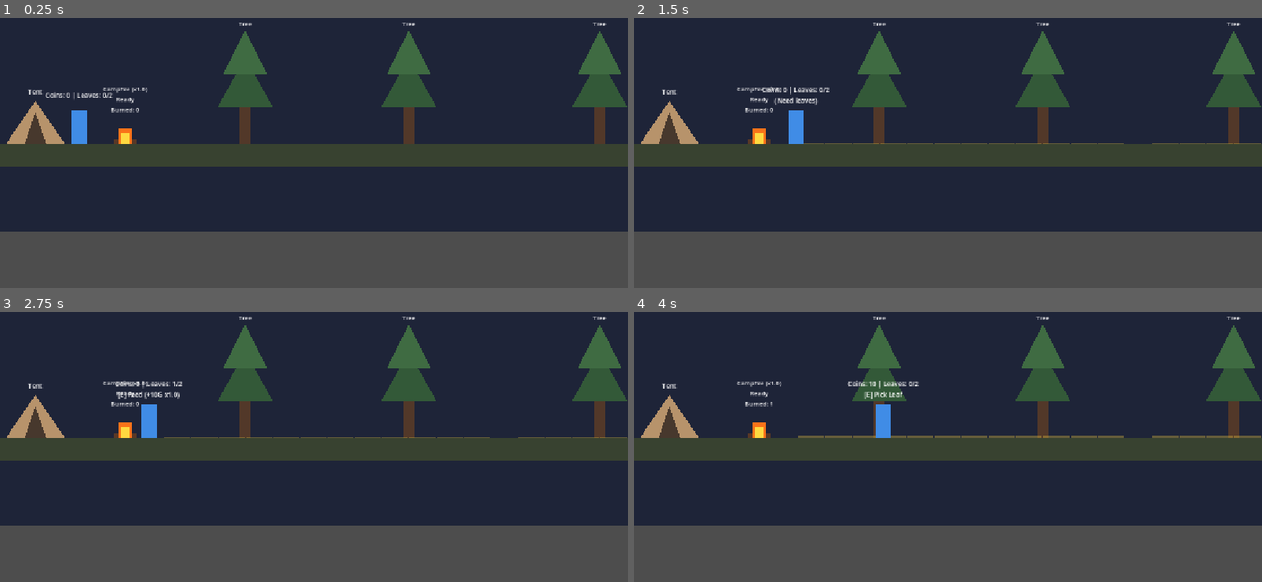
Above: before the commit, frames 1-4 (two rows, left to right).
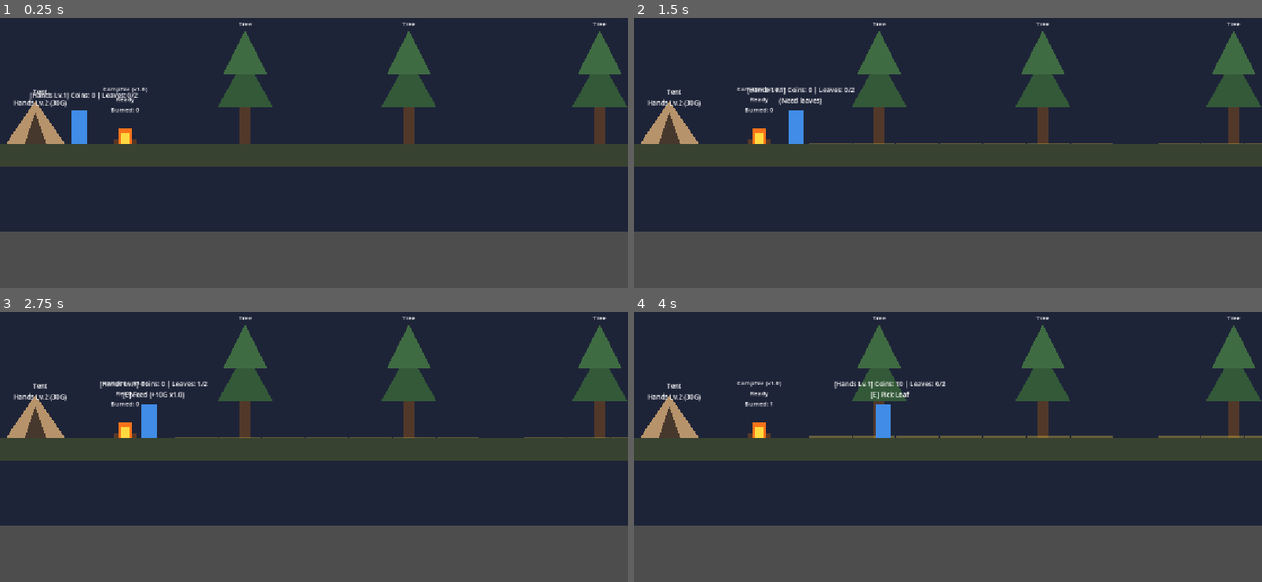
Above: after the commit, the same moments.

Repository: Nattsummer/autumn_compfire
Game: Godot game, scene res://scenes/main.tscn
Two runs of this game, one before a commit and one after it. Both use one fixed random seed, a clock stepped at 60 frames per second and the inputs below.
Inputs:
- Up to frame 1 (0.25 s): no input
- Up to frame 2 (1.5 s): tap Enter at 0.5 s; hold E (interact) 0.53-1.28 s; hold D (move_right) from 0.53 s (still down); tap Q (switch_tool, bound only after the commit) at 0.8, 1.35 s
- Up to frame 3 (2.75 s): tap Tab at 1.55, 2.1 s; release D (move_right) at 2.03 s; hold A (move_left) from 2.03 s (still down); hold E (interact) from 2.03 s (still down)
- Up to frame 4 (4 s): release A (move_left) at 2.78 s; release E (interact) at 2.78 s; hold D (move_right) from 2.78 s (still down); tap E (interact) at 2.85 s; tap Q (switch_tool, bound only after the commit) at 3.05 s; hold Q (switch_tool, bound only after the commit) from 3.53 s (still down); tap Tab at 3.8 s

The runs differ from the first frame. In frame 1, 0.4% of the frame differs, in the area x 2-22%, y 26-34%; in frame 2, 0.5%; in frame 3, 0.6%; in frame 4, 0.6%, in the area x 2-100%, y 25-47%.

Commit message:
Implement linear tool upgrade station in Tent (Hands -> Broom -> Blower)

Diff:
--- a/project.godot
+++ b/project.godot
@@ -48,3 +48,9 @@
 , Object(InputEventKey,"resource_local_to_scene":false,"resource_name":"","device":-1,"window_id":0,"alt_pressed":false,"shift_pressed":false,"ctrl_pressed":false,"meta_pressed":false,"pressed":false,"keycode":0,"physical_keycode":32,"key_label":0,"unicode":32,"echo":false,"script":null)
 ]
 }
+switch_tool={
+"deadzone": 0.5,
+"events": [Object(InputEventKey,"resource_local_to_scene":false,"resource_name":"","device":-1,"window_id":0,"alt_pressed":false,"shift_pressed":false,"ctrl_pressed":false,"meta_pressed":false,"pressed":false,"keycode":0,"physical_keycode":81,"key_label":0,"unicode":113,"echo":false,"script":null)
+, Object(InputEventKey,"resource_local_to_scene":false,"resource_name":"","device":-1,"window_id":0,"alt_pressed":false,"shift_pressed":false,"ctrl_pressed":false,"meta_pressed":false,"pressed":false,"keycode":0,"physical_keycode":4194306,"key_label":0,"unicode":0,"echo":false,"script":null)
+]
+}
--- a/scripts/environment/leaf_grid.gd
+++ b/scripts/environment/leaf_grid.gd
@@ -2,10 +2,10 @@
 extends Node2D
 
 ## ความกว้างของแต่ละช่อง Grid (Pixel)
-@export var cell_size: float = 50.0
+@export var cell_size: float = 80.0
 
 ## จำนวนช่อง Grid ทั้งหมด (ครอบคลุมความยาว Platform 3500px)
-@export var total_cells: int = 70
+@export var total_cells: int = 45
 
 ## อัตราการร่วงของใบไม้ต่อวินาทีในบริเวณใต้ต้นไม้
 @export var fall_rate: float = 1.0
--- a/scripts/environment/tent.gd
+++ b/scripts/environment/tent.gd
@@ -1,12 +1,137 @@
 class_name Tent
 extends Node2D
 
-## รัศมีการตรวจจับระยะมีผลของเต็นท์สำหรับเปลี่ยนไอเทม
+## ส่งสัญญาณเมื่อมีการซื้อการอัพเกรดสำเร็จ
+signal upgrade_purchased(step: int, title: String, cost: int)
+
+## รัศมีการตรวจจับระยะมีผลของเต็นท์สำหรับอัพเกรด
 @export var interact_radius: float = 65.0
 
+## ลำดับค่าสเตตัสของมือ (จำนวนใบไม้ที่เก็บได้ตามเลเวล 1, 2, 3)
+@export var hands_capacities: Array[int] = [2, 5, 10]
+
+## ลำดับค่าสเตตัสของไม้กวาด (จำนวนใบไม้ที่กวาดได้ต่อครั้งตามเลเวล 1, 2, 3)
+@export var broom_sweeps: Array[float] = [5.0, 15.0, 35.0]
+
+## ลำดับค่าคูลดาวน์ของไม้กวาด (วินาทีตามเลเวล 1, 2, 3)
+@export var broom_cooldowns: Array[float] = [0.60, 0.40, 0.25]
+
+## ลำดับอัตราการเป่าของเครื่องเป่าลม (ใบไม้ต่อวินาทีตามเลเวล 1, 2, 3)
+@export var blower_rates: Array[float] = [30.0, 80.0, 200.0]
+
+## ราคาอัพเกรดแบบเชิงเส้น (Linear 8 ขั้น: Hands Lv2, Hands Lv3, Unlock Broom Lv1, Broom Lv2, Broom Lv3, Unlock Blower Lv1, Blower Lv2, Blower Lv3)
+@export var upgrade_costs: Array[int] = [30, 80, 180, 400, 800, 1500, 3000, 5500]
+
 @onready var _label: Label = $Label
+
+
+func _ready() -> void:
+	if _label != null:
+		_label.text = "Tent [Upgrades]"
 
 
 ## ตรวจสอบว่าผู้เล่นอยู่ในระยะของเต็นท์หรือไม่
 func is_in_range(target_x: float) -> bool:
 	return absf(global_position.x - target_x) <= interact_radius
+
+
+## คืนค่าจำนวนขั้นการอัพเกรดทั้งหมด
+func get_total_steps() -> int:
+	return upgrade_costs.size()
+
+
+## คืนค่าข้อมูลของการอัพเกรดในขั้นที่กำหนด
+func get_upgrade_info(step: int) -> Dictionary:
+	match step:
+		0:
+			return {
+				"valid": true,
+				"title": "Hands Lv.2",
+				"tool": Player.ToolType.HANDS,
+				"level": 2,
+				"cost": upgrade_costs[0],
+				"desc": "+%d Leaf Cap (%d total)" % [hands_capacities[1] - hands_capacities[0], hands_capacities[1]]
+			}
+		1:
+			return {
+				"valid": true,
+				"title": "Hands Lv.3",
+				"tool": Player.ToolType.HANDS,
+				"level": 3,
+				"cost": upgrade_costs[1],
+				"desc": "+%d Leaf Cap (%d total - Max)" % [hands_capacities[2] - hands_capacities[1], hands_capacities[2]]
+			}
+		2:
+			return {
+				"valid": true,
+				"title": "Unlock Broom Lv.1",
+				"tool": Player.ToolType.BROOM,
+				"level": 1,
+				"cost": upgrade_costs[2],
+				"desc": "Sweep: %.0f | CD: %.2fs" % [broom_sweeps[0], broom_cooldowns[0]]
+			}
+		3:
+			return {
+				"valid": true,
+				"title": "Broom Lv.2",
+				"tool": Player.ToolType.BROOM,
+				"level": 2,
+				"cost": upgrade_costs[3],
+				"desc": "Sweep: %.0f | CD: %.2fs" % [broom_sweeps[1], broom_cooldowns[1]]
+			}
+		4:
+			return {
+				"valid": true,
+				"title": "Broom Lv.3",
+				"tool": Player.ToolType.BROOM,
+				"level": 3,
+				"cost": upgrade_costs[4],
+				"desc": "Sweep: %.0f | CD: %.2fs (Max)" % [broom_sweeps[2], broom_cooldowns[2]]
+			}
+		5:
+			return {
+				"valid": true,
+				"title": "Unlock Blower Lv.1",
+				"tool": Player.ToolType.BLOWER,
+				"level": 1,
+				"cost": upgrade_costs[5],
+				"desc": "Blow Rate: %.0f/s" % blower_rates[0]
+			}
+		6:
+			return {
+				"valid": true,
+				"title": "Blower Lv.2",
+				"tool": Player.ToolType.BLOWER,
+				"level": 2,
+				"cost": upgrade_costs[6],
+				"desc": "Blow Rate: %.0f/s" % blower_rates[1]
+			}
+		7:
+			return {
+				"valid": true,
+				"title": "Blower Lv.3",
+				"tool": Player.ToolType.BLOWER,
+				"level": 3,
+				"cost": upgrade_costs[7],
+				"desc": "Blow Rate: %.0f/s (Max)" % blower_rates[2]
+			}
+		_:
+			return {"valid": false}
+
+
+## อัปเดตข้อความบนป้ายเต็นท์ให้สอดคล้องกับสถานะ
+func update_label_display(step: int, player_coins: int) -> void:
+	if _label == null:
+		return
+
+	if step >= get_total_steps():
+		_label.text = "Tent [Maxed]"
+		return
+
+	var info: Dictionary = get_upgrade_info(step)
+	if info.get("valid", false):
+		var cost: int = int(info["cost"])
+		if player_coins >= cost:
+			_label.text = "Tent [Upgrade!]\n%s (%dG)" % [String(info["title"]), cost]
+		else:
+			_label.text = "Tent\n%s (%dG)" % [String(info["title"]), cost]
--- a/scripts/player/player.gd
+++ b/scripts/player/player.gd
@@ -24,13 +24,24 @@
 @export var max_broom_sweep: float = 5.0
 
 ## ระยะเวลาคูลดาวน์ของไม้กวาด (วินาทีต่อครั้ง)
-@export var broom_cooldown: float = 0.45
+@export var broom_cooldown: float = 0.60
 
 ## อัตราการเป่าของเครื่องเป่าลม (ใบไม้ต่อวินาทีเมื่อกดค้าง)
-@export var blower_rate: float = 20.0
+@export var blower_rate: float = 30.0
 
 ## เงินสะสมของผู้เล่น
 @export var coins: int = 0
+
+## ลำดับขั้นการอัพเกรดปัจจุบัน (0 ถึง 7 สำหรับ Linear Upgrade 8 ขั้น)
+@export var upgrade_step: int = 0
+
+## เลเวลปัจจุบันของแต่ละอุปกรณ์ (1 ถึง 3)
+@export var hands_level: int = 1
+@export var broom_level: int = 0
+@export var blower_level: int = 0
+
+## รายการอุปกรณ์ที่ปลดล็อกแล้วสำหรับสลับใช้งาน
+var unlocked_tools: Array[ToolType] = [ToolType.HANDS]
 
 ## ไอเทมที่กำลังถืออยู่ปัจจุบัน
 var current_tool: ToolType = ToolType.HANDS
@@ -60,6 +71,39 @@
 	_leaf_grid = get_tree().get_first_node_in_group("leaf_grid") as LeafGrid
 	_campfire = get_tree().get_first_node_in_group("campfire") as Campfire
 	_tent = get_tree().get_first_node_in_group("tent") as Tent
+
+	# เริ่มต้นรายการอุปกรณ์ที่ปลดล็อกตามเลเวล
+	unlocked_tools.clear()
+	unlocked_tools.append(ToolType.HANDS)
+	if broom_level > 0:
+		unlocked_tools.append(ToolType.BROOM)
+	if blower_level > 0:
+		unlocked_tools.append(ToolType.BLOWER)
+
+	if _tent != null:
+		_tent.update_label_display(upgrade_step, coins)
+
+	_update_ui()
+
+
+func _unhandled_input(event: InputEvent) -> void:
+	# สลับอุปกรณ์ที่ปลดล็อกแล้ว (Q หรือ Tab)
+	if event.is_action_pressed("switch_tool"):
+		cycle_unlocked_tool()
+	elif event is InputEventKey and event.pressed and not event.echo:
+		if event.physical_keycode == KEY_Q or event.physical_keycode == KEY_TAB:
+			cycle_unlocked_tool()
+
+
+## สลับใช้อุปกรณ์ในกลุ่มที่ปลดล็อกแล้วแบบวนรอบ
+func cycle_unlocked_tool() -> void:
+	if unlocked_tools.size() <= 1:
+		return
+
+	var current_idx: int = unlocked_tools.find(current_tool)
+	var next_idx: int = (current_idx + 1) % unlocked_tools.size()
+	current_tool = unlocked_tools[next_idx]
+	tool_changed.emit(current_tool)
 	_update_ui()
 
 
@@ -107,22 +151,30 @@
 	if _tent == null:
 		_tent = get_tree().get_first_node_in_group("tent") as Tent
 
-	# 1. ปฏิสัมพันธ์กับเต็นท์ (Tent) - หมุนเวียนเปลี่ยนไอเทม: Hands -> Broom -> Blower
+	# 1. ปฏิสัมพันธ์กับเต็นท์ (Tent) - สถานีอัพเกรดแบบเชิงเส้น (Linear Upgrade Station)
 	if _tent != null and _tent.is_in_range(global_position.x):
-		var next_tool: ToolType
-		match current_tool:
-			ToolType.HANDS:
-				next_tool = ToolType.BROOM
-			ToolType.BROOM:
-				next_tool = ToolType.BLOWER
-			ToolType.BLOWER:
-				next_tool = ToolType.HANDS
-
-		_set_prompt("Tent\n[E] Equip %s" % _get_tool_name(next_tool))
-		if Input.is_action_just_pressed("interact"):
-			current_tool = next_tool
-			tool_changed.emit(current_tool)
-			_update_ui()
+		var info: Dictionary = _tent.get_upgrade_info(upgrade_step)
+		if info.get("valid", false):
+			var title: String = String(info["title"])
+			var desc: String = String(info["desc"])
+			var cost: int = int(info["cost"])
+			var switch_hint: String = " | [Q] Switch (%s)" % _get_tool_name(current_tool) if unlocked_tools.size() > 1 else ""
+
+			if coins >= cost:
+				_set_prompt("[Tent Upgrade] %s (%s)\n[E] Upgrade (%dG)%s" % [title, desc, cost, switch_hint])
+				if Input.is_action_just_pressed("interact"):
+					coins -= cost
+					coins_changed.emit(coins)
+					_apply_upgrade_step(upgrade_step)
+					upgrade_step += 1
+					_tent.upgrade_purchased.emit(upgrade_step - 1, title, cost)
+					_tent.update_label_display(upgrade_step, coins)
+					_update_ui()
+			else:
+				_set_prompt("[Tent Upgrade] %s (%s)\nNeed %dG (Have %dG)%s" % [title, desc, cost, coins, switch_hint])
+		else:
+			var switch_hint_max: String = "\n[Q] Switch Tool: %s" % _get_tool_name(current_tool) if unlocked_tools.size() > 1 else ""
+			_set_prompt("[Tent] All Upgrades Maxed!\nCoins: %d%s" % [coins, switch_hint_max])
 		return
 
 	# 2. ปฏิสัมพันธ์ตามประเภทไอเทมที่กำลังถือ
@@ -135,6 +187,48 @@
 			_handle_hands_interaction()
 
 
+## นำผลการอัพเกรดแต่ละขั้นมาปรับใช้กับตัวละคร
+func _apply_upgrade_step(step: int) -> void:
+	match step:
+		0: # Hands Lv 2
+			hands_level = 2
+			max_hand_capacity = _tent.hands_capacities[1] if _tent != null else 5
+			leaves_changed.emit(carried_leaves, max_hand_capacity)
+		1: # Hands Lv 3
+			hands_level = 3
+			max_hand_capacity = _tent.hands_capacities[2] if _tent != null else 10
+			leaves_changed.emit(carried_leaves, max_hand_capacity)
+		2: # Unlock Broom Lv 1
+			broom_level = 1
+			max_broom_sweep = _tent.broom_sweeps[0] if _tent != null else 5.0
+			broom_cooldown = _tent.broom_cooldowns[0] if _tent != null else 0.60
+			if not unlocked_tools.has(ToolType.BROOM):
+				unlocked_tools.append(ToolType.BROOM)
+			current_tool = ToolType.BROOM
+			tool_changed.emit(current_tool)
+		3: # Broom Lv 2
+			broom_level = 2
+			max_broom_sweep = _tent.broom_sweeps[1] if _tent != null else 15.0
+			broom_cooldown = _tent.broom_cooldowns[1] if _tent != null else 0.40
+		4: # Broom Lv 3
+			broom_level = 3
+			max_broom_sweep = _tent.broom_sweeps[2] if _tent != null else 35.0
+			broom_cooldown = _tent.broom_cooldowns[2] if _tent != null else 0.25
+		5: # Unlock Blower Lv 1
+			blower_level = 1
+			blower_rate = _tent.blower_rates[0] if _tent != null else 30.0
+			if not unlocked_tools.has(ToolType.BLOWER):
+				unlocked_tools.append(ToolType.BLOWER)
+			current_tool = ToolType.BLOWER
+			tool_changed.emit(current_tool)
+		6: # Blower Lv 2
+			blower_level = 2
+			blower_rate = _tent.blower_rates[1] if _tent != null else 80.0
+		7: # Blower Lv 3
+			blower_level = 3
+			blower_rate = _tent.blower_rates[2] if _tent != null else 200.0
+
+
 ## การทำงานเมื่อถือไม้กวาด (Broom) พร้อมระบบคูลดาวน์
 func _handle_broom_interaction() -> void:
 	if _leaf_grid == null:
@@ -166,20 +260,22 @@
 					var reward: int = _campfire.add_leaves(burn_count)
 					coins += reward
 					coins_changed.emit(coins)
+					if _tent != null:
+						_tent.update_label_display(upgrade_step, coins)
 				_broom_cooldown_timer = broom_cooldown
 		else:
-			_set_prompt("[Broom] Coins: %d\n(No leaves near fire)" % coins)
+			_set_prompt("[Broom Lv.%d] Coins: %d\n(No leaves near fire)" % [broom_level, coins])
 	else:
 		if available >= 0.5:
-			_set_prompt("[Broom] Coins: %d\n[E] Sweep %s (Max 5)" % [coins, arrow])
+			_set_prompt("[Broom Lv.%d] Coins: %d\n[E] Sweep %s (Max %.0f)" % [broom_level, coins, arrow, max_broom_sweep])
 			if Input.is_action_just_pressed("interact"):
 				_leaf_grid.move_leaves(global_position.x, sweep_target_x, max_broom_sweep)
 				_broom_cooldown_timer = broom_cooldown
 		else:
-			_set_prompt("[Broom] Coins: %d\n(No leaves to sweep)" % coins)
-
-
-## การทำงานเมื่อถือเครื่องเป่าลม (Blower) - กดค้างได้ต่อเนื่อง 30 ใบ/วินาที
+			_set_prompt("[Broom Lv.%d] Coins: %d\n(No leaves to sweep)" % [broom_level, coins])
+
+
+## การทำงานเมื่อถือเครื่องเป่าลม (Blower)
 func _handle_blower_interaction(delta: float) -> void:
 	if _leaf_grid == null:
 		return
@@ -194,7 +290,7 @@
 
 	if blowing_into_fire:
 		if available >= 0.1:
-			_set_prompt("[Blower] Coins: %d\n[Hold E] Blow into Fire (30/s)" % coins)
+			_set_prompt("[Blower Lv.%d] Coins: %d\n[Hold E] Blow into Fire (%.0f/s)" % [blower_level, coins, blower_rate])
 			if Input.is_action_pressed("interact"):
 				var harvested: float = _leaf_grid.harvest_leaves_float(global_position.x, blow_amount)
 				_leaf_burn_buffer += harvested
@@ -205,15 +301,17 @@
 					var reward: int = _campfire.add_leaves(to_burn)
 					coins += reward
 					coins_changed.emit(coins)
-		else:
-			_set_prompt("[Blower] Coins: %d\n(No leaves near fire)" % coins)
+					if _tent != null:
+						_tent.update_label_display(upgrade_step, coins)
+		else:
+			_set_prompt("[Blower Lv.%d] Coins: %d\n(No leaves near fire)" % [blower_level, coins])
 	else:
 		if available >= 0.1:
-			_set_prompt("[Blower] Coins: %d\n[Hold E] Blow %s (30/s)" % [coins, arrow])
+			_set_prompt("[Blower Lv.%d] Coins: %d\n[Hold E] Blow %s (%.0f/s)" % [blower_level, coins, arrow, blower_rate])
 			if Input.is_action_pressed("interact"):
 				_leaf_grid.move_leaves(global_position.x, sweep_target_x, blow_amount)
 		else:
-			_set_prompt("[Blower] Coins: %d\n(No leaves to blow)" % coins)
+			_set_prompt("[Blower Lv.%d] Coins: %d\n(No leaves to blow)" % [blower_level, coins])
 
 
 ## การทำงานเมื่อใช้มือเปล่า (Hands)
@@ -224,16 +322,18 @@
 		if carried_leaves > 0:
 			var mult: float = _campfire.get_reward_multiplier()
 			var est_reward: int = int(round(float(carried_leaves * _campfire.base_reward_per_leaf) * mult))
-			_set_prompt("Coins: %d | Leaves: %d/%d\n[E] Feed (+%dG x%.1f)" % [coins, carried_leaves, max_hand_capacity, est_reward, mult])
+			_set_prompt("[Hands Lv.%d] Coins: %d | Leaves: %d/%d\n[E] Feed (+%dG x%.1f)" % [hands_level, coins, carried_leaves, max_hand_capacity, est_reward, mult])
 
 			if Input.is_action_just_pressed("interact"):
 				var reward: int = _campfire.add_leaves(carried_leaves)
 				coins += reward
 				coins_changed.emit(coins)
+				if _tent != null:
+					_tent.update_label_display(upgrade_step, coins)
 				carried_leaves = 0
 				leaves_changed.emit(0, max_hand_capacity)
 		else:
-			_set_prompt("Coins: %d | Leaves: 0/%d\n(Need leaves)" % [coins, max_hand_capacity])
+			_set_prompt("[Hands Lv.%d] Coins: %d | Leaves: 0/%d\n(Need leaves)" % [hands_level, coins, max_hand_capacity])
 		return
 
 	if _leaf_grid != null:
@@ -241,26 +341,26 @@
 		var can_gather: bool = carried_leaves < max_hand_capacity and available_at_feet >= 1.0
 
 		if carried_leaves >= max_hand_capacity:
-			_set_prompt("Coins: %d | Leaves: %d/%d (Full)" % [coins, carried_leaves, max_hand_capacity])
+			_set_prompt("[Hands Lv.%d] Coins: %d | Leaves: %d/%d (Full)" % [hands_level, coins, carried_leaves, max_hand_capacity])
 		elif can_gather:
-			_set_prompt("Coins: %d | Leaves: %d/%d\n[E] Pick Leaf" % [coins, carried_leaves, max_hand_capacity])
+			_set_prompt("[Hands Lv.%d] Coins: %d | Leaves: %d/%d\n[E] Pick Leaf" % [hands_level, coins, carried_leaves, max_hand_capacity])
 			if Input.is_action_just_pressed("interact"):
 				var gathered: int = _leaf_grid.harvest_leaves(global_position.x, 1)
 				if gathered > 0:
 					carried_leaves += gathered
 					leaves_changed.emit(carried_leaves, max_hand_capacity)
 		else:
-			_set_prompt("Coins: %d | Leaves: %d/%d" % [coins, carried_leaves, max_hand_capacity])
+			_set_prompt("[Hands Lv.%d] Coins: %d | Leaves: %d/%d" % [hands_level, coins, carried_leaves, max_hand_capacity])
 
 
 func _get_tool_name(tool: ToolType) -> String:
 	match tool:
 		ToolType.HANDS:
-			return "Hands"
+			return "Hands Lv.%d" % hands_level
 		ToolType.BROOM:
-			return "Broom"
+			return "Broom Lv.%d" % broom_level
 		ToolType.BLOWER:
-			return "Blower"
+			return "Blower Lv.%d" % blower_level
 		_:
 			return "Unknown"
 
@@ -269,11 +369,11 @@
 	if _status_label != null:
 		match current_tool:
 			ToolType.BROOM:
-				_status_label.text = "[Broom] Coins: %d" % coins
+				_status_label.text = "[Broom Lv.%d] Coins: %d" % [broom_level, coins]
 			ToolType.BLOWER:
-				_status_label.text = "[Blower] Coins: %d" % coins
+				_status_label.text = "[Blower Lv.%d] Coins: %d" % [blower_level, coins]
 			ToolType.HANDS:
-				_status_label.text = "Coins: %d | Leaves: %d/%d" % [coins, carried_leaves, max_hand_capacity]
+				_status_label.text = "[Hands Lv.%d] Coins: %d | Leaves: %d/%d" % [hands_level, coins, carried_leaves, max_hand_capacity]
 
 
 func _set_prompt(text: String) -> void:
